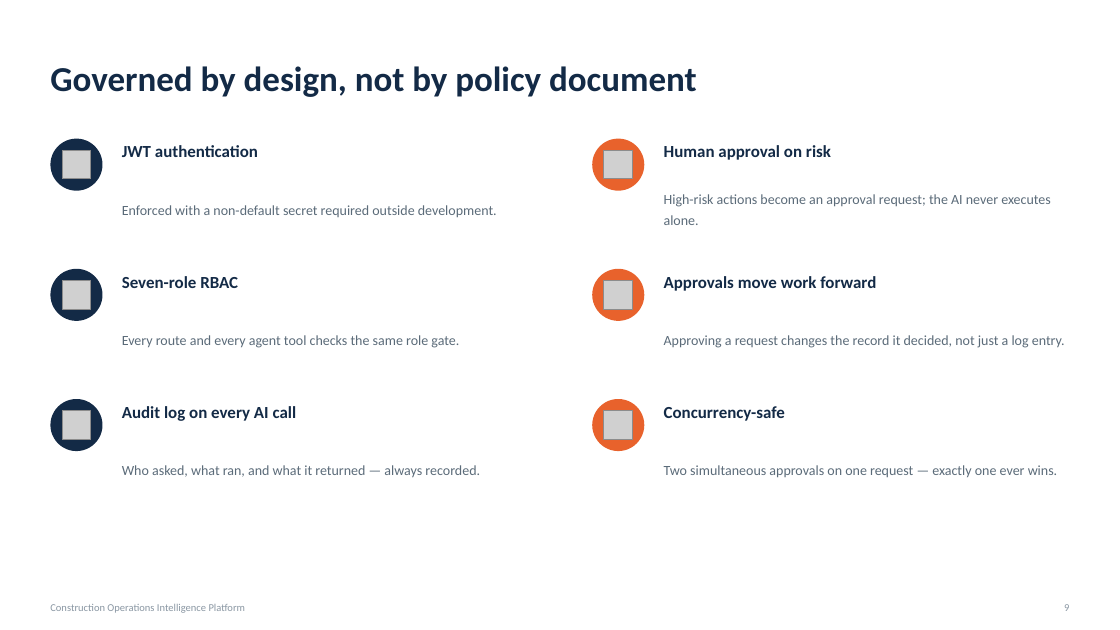
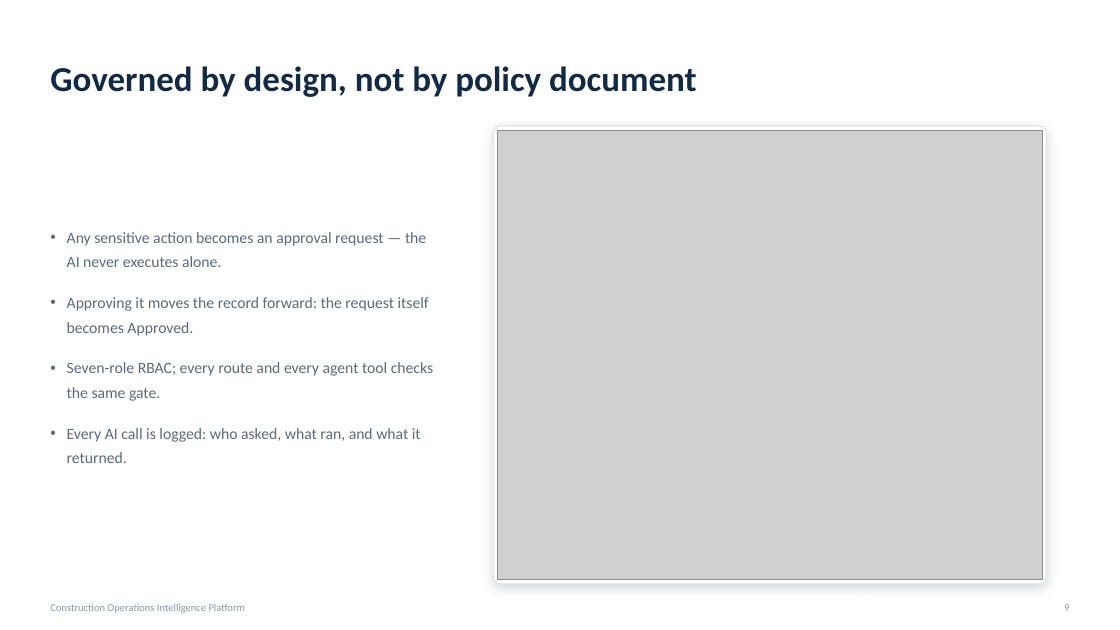
Before and after one commit to saudrawdhan/construction-ai-platform, a slide deck: slide 9 of docs/Construction_AI_Platform_Overview.pptx. Drawn at 1120x630 pixels with LibreOffice and Linux fonts; fonts in the diff are those of the drawing; grey boxes stand for pictures. Boxes give left, top, right and bottom in pixels: in the first picture for what was removed or moved away, otherwise in the second. Text is boxed around its words. In the diff, an @@ line names an element or a change of style, - is before the commit and + after.

```diff
--- a/docs/Construction_AI_Platform_Overview.pptx
+++ b/docs/Construction_AI_Platform_Overview.pptx
@@ ellipse removed at (50, 139, 103, 191) @@
@@ text removed at (122, 145, 258, 157) @@
-JWT authentication
@@ rounded rectangle added at (494, 126, 1047, 584), fill #FFFFFF, outline #E2E6EA 1 pt @@
@@ picture added at (498, 130, 1043, 580) @@
@@ ellipse removed at (592, 139, 644, 191) @@
@@ text removed at (664, 145, 831, 160) @@
-Human approval on risk
@@ picture removed at (62, 150, 91, 179) @@
@@ picture removed at (604, 150, 633, 179) @@
@@ text removed at (122, 205, 497, 217) @@
-Enforced with a non-default secret required outside development.
@@ text removed at (664, 194, 1051, 225) @@
-High-risk actions become an approval request; the AI never executes alone.
@@ text added at (67, 232, 433, 463), 13.5 pt, text #5B6B79 @@
+• Any sensitive action becomes an approval request — the AI never executes alone.
+• Approving it moves the record forward: the request itself becomes Approved.
+• Seven-role RBAC; every route and every agent tool checks the same gate.
+• Every AI call is logged: who asked, what ran, and what it returned.
@@ ellipse removed at (50, 269, 103, 321) @@
@@ ellipse removed at (592, 269, 644, 321) @@
@@ picture removed at (62, 281, 91, 309) @@
@@ text removed at (122, 276, 238, 288) @@
-Seven-role RBAC
@@ picture removed at (604, 281, 633, 309) @@
@@ text removed at (664, 276, 876, 291) @@
-Approvals move work forward
@@ text removed at (122, 335, 459, 348) @@
-Every route and every agent tool checks the same role gate.
@@ text removed at (664, 335, 1065, 348) @@
-Approving a request changes the record it decided, not just a log entry.
@@ ellipse removed at (50, 399, 103, 451) @@
@@ picture removed at (62, 411, 91, 439) @@
@@ text removed at (122, 406, 297, 421) @@
-Audit log on every AI call
@@ ellipse removed at (592, 399, 644, 451) @@
@@ picture removed at (604, 411, 633, 439) @@
@@ text removed at (664, 406, 785, 421) @@
-Concurrency-safe
@@ text removed at (122, 465, 480, 477) @@
-Who asked, what ran, and what it returned — always recorded.
@@ text removed at (664, 465, 1058, 478) @@
-Two simultaneous approvals on one request — exactly one ever wins.
```
Also in this commit, not shown: 6 other slides changed, 4 other files.
